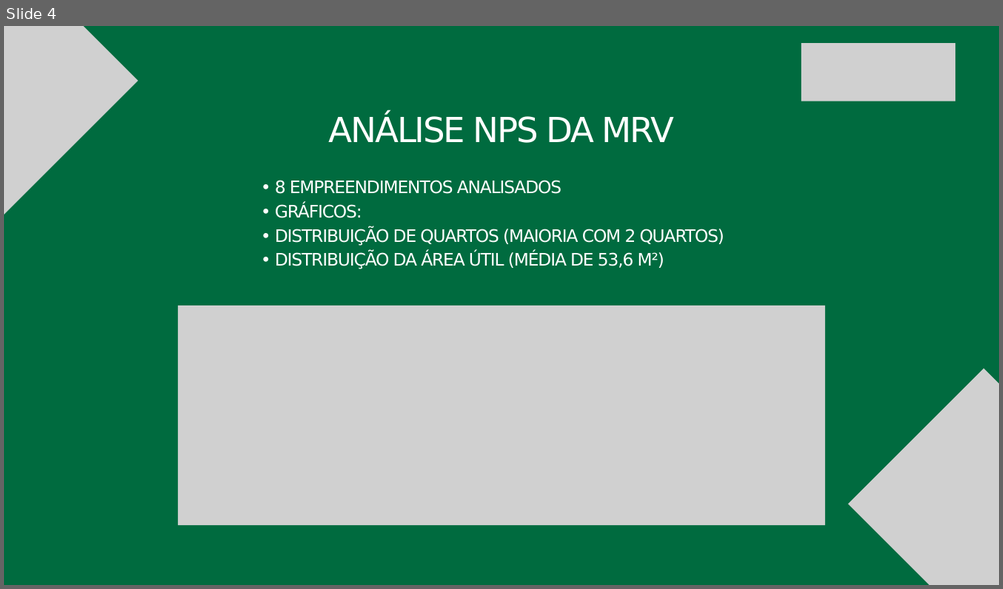
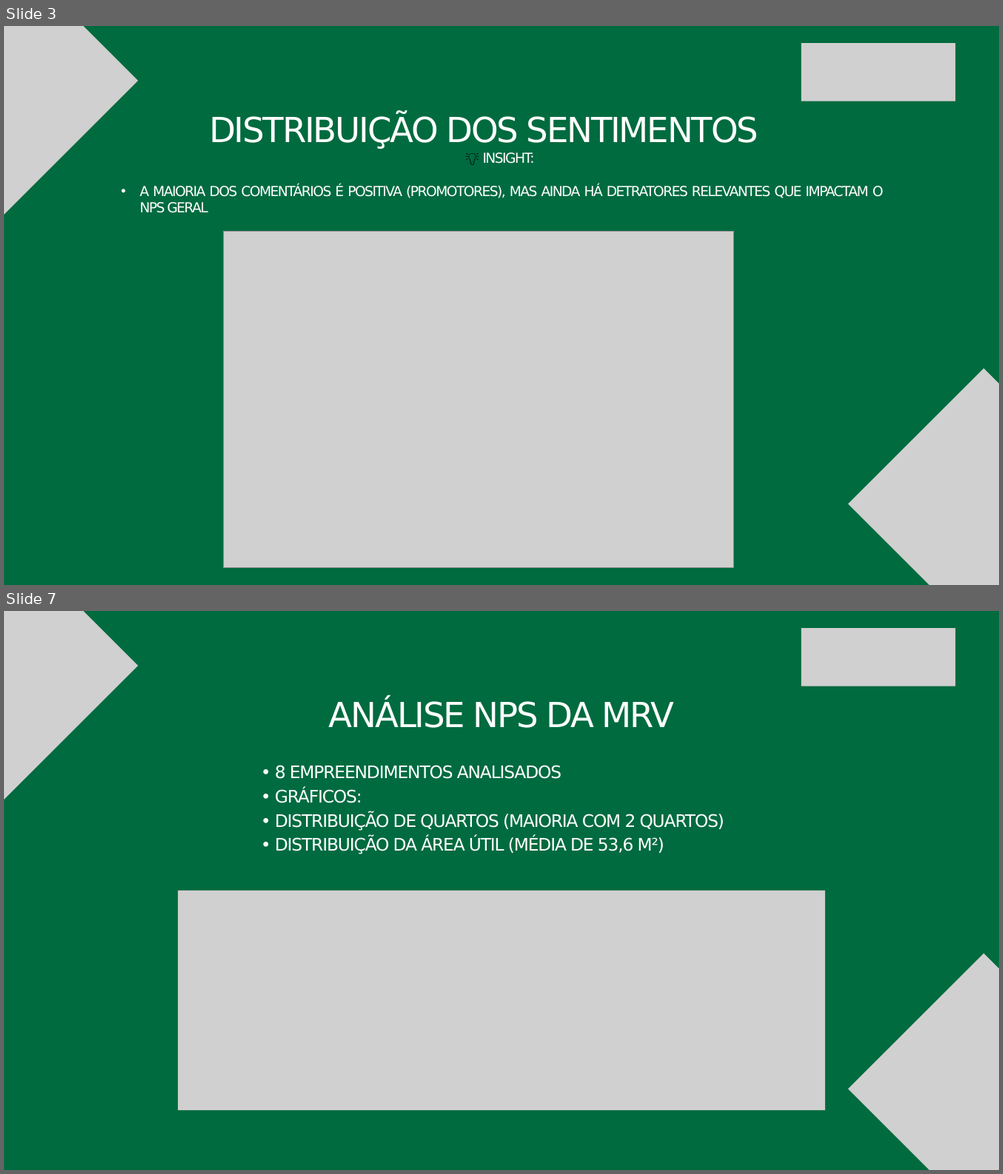
Before and after one commit to AndreFideles/desafio-processo-seletivo-mrv-2025, a slide deck: Case NPS - MRV Canva.pptx. Shown one above the other, each under a label of ours: slide 4 before the commit, slides 3 and 7 after it; the slides between them are not shown. The pictures are 1003x589 and 1003x1174 pixels, drawn with LibreOffice and Linux fonts; fonts in the diff are those of the drawing; grey boxes stand for pictures. Boxes give left, top, right and bottom in pixels: in the first picture for what was removed or moved away, otherwise in the second. Text is boxed around its words. In the diff, an @@ line names an element or a change of style, - is before the commit and + after.

```diff
--- a/Case NPS - MRV Canva.pptx
+++ b/Case NPS - MRV Canva.pptx
@@ slide 3 added at bbox=[4, 26, 999, 585], background #006B3F @@
@@ picture added at bbox=[4, 26, 138, 216] @@
@@ picture added at bbox=[801, 43, 956, 101] @@
@@ text added at bbox=[209, 116, 759, 149], 50 pt, text #FFFFFF @@
+DISTRIBUIÇÃO DOS SENTIMENTOS
@@ text added at bbox=[139, 153, 883, 213], 20 pt, text #FFFFFF @@
+💡 INSIGHT:
+• A MAIORIA DOS COMENTÁRIOS É POSITIVA (PROMOTORES), MAS AINDA HÁ DETRATORES RELEVANTES QUE IMPACTAM O NPS GERAL
@@ picture added at bbox=[223, 232, 734, 568] @@
@@ picture added at bbox=[848, 369, 999, 585] @@
@@ what was slide 4 is now slide 7 @@
```
Also in this commit, not shown: 1 slide changed, 4 other slides added, 2 slides removed.
